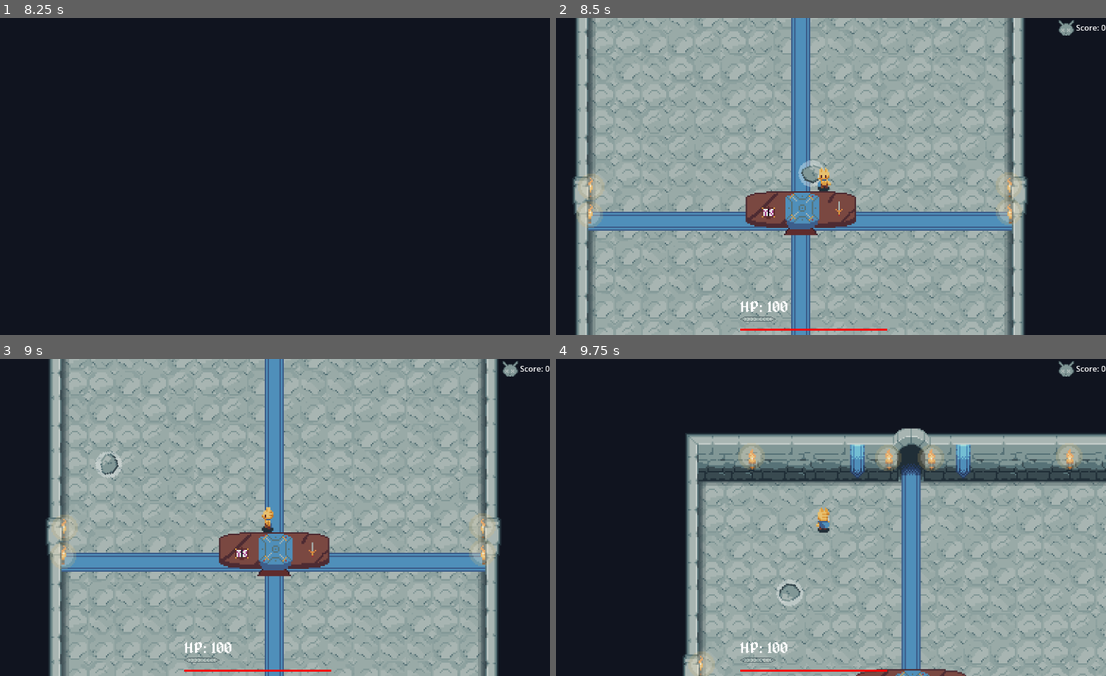
Above: before the commit, frames 1-4 (two rows, left to right).
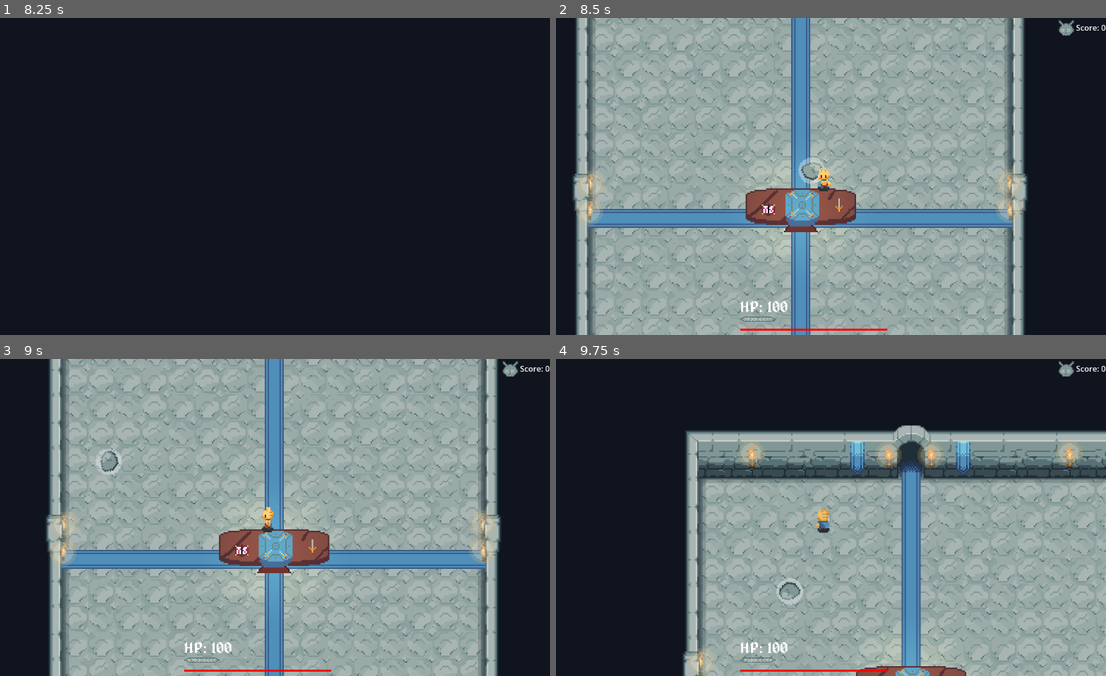
Above: after the commit, the same moments.

Repository: GastonVerussa2/Jamtastic
Game: Godot game, scene res://escenas/escena_principal/main_scene.tscn
The game is run twice, just before and just after one commit, with the same random seed, the same clock (stepped at 60 frames per second) and the same inputs.
Inputs (mouse positions are in pixels of both pictures, inside the frame that each line leads up to):
- Up to frame 1 (8.25 s): move the mouse to (242, 239) at 0.52 s; press the mouse at (242, 239) at 0.53 s; hold W (up) 0.53-2.03 s; move the mouse to (434, 224) at 1.27 s; release the mouse at (434, 224) at 1.28 s; tap B (barra) at 1.35, 5.1 s; tap Enter at 2, 4.25, 8 s; move the mouse to (99, 128) at 2.02 s; hold Space (dash) 2.03-2.78 s; hold A (left) 2.03-3.53 s; move the mouse to (297, 176) at 2.77 s; tap L (disable_spawn) at 2.85 s; move the mouse to (181, 97) at 3.52 s; hold S (down) 3.53-4.28 s; tap G (gregory) at 3.6, 7.35 s; move the mouse to (390, 160) at 4.27 s; hold D (right) 4.28-5.03 s; click (390, 160) at 4.35 s; move the mouse to (154, 192) at 5.02 s; hold W (up) 5.03-5.78 s; tap Space (dash) at 5.75, 5.85 s; move the mouse to (324, 106) at 5.77 s; hold D (right) 5.78-8.03 s; move the mouse to (242, 239) at 6.52 s; hold L (disable_spawn) 6.53-7.28 s; move the mouse to (434, 224) at 7.27 s; move the mouse to (99, 128) at 8.02 s; press the mouse at (99, 128) at 8.03 s; hold S (down) from 8.03 s (still down)
- Up to frame 2 (8.5 s): keep holding S (down)
- Up to frame 3 (9 s): move the mouse to (297, 517) at 8.77 s; release S (down) at 8.78 s; release the mouse at (297, 517) at 8.78 s; hold A (left) from 8.78 s (still down); tap B (barra) at 8.85 s
- Up to frame 4 (9.75 s): move the mouse to (737, 438) at 9.52 s; release A (left) at 9.53 s; hold W (up) from 9.53 s (still down); hold Space (dash) from 9.53 s (still down)

Frame 1 is identical in both runs. In frame 2, 13% of the frame differs, in the area x 2-86%, y 0-100%; in frame 3, 13%; in frame 4, 13%, in the area x 22-100%, y 20-100%.

Commit message:
cambios pal merge

Diff:
--- /dev/null
+++ b/escenas/UpgradeMenu/control.tscn
@@ -0,0 +1,64 @@
+[gd_scene format=3 uid="uid://cub83v6rkh1ho"]
+
+[ext_resource type="Script" uid="uid://dpdblmfrt4uef" path="res://escenas/UpgradeMenu/upgrade_menu.gd" id="1_vo03h"]
+
+[node name="UpgradeMenu" type="Control" unique_id=883324197]
+process_mode = 3
+layout_mode = 3
+anchors_preset = 8
+anchor_left = 0.5
+anchor_top = 0.5
+anchor_right = 0.5
+anchor_bottom = 0.5
+grow_horizontal = 2
+grow_vertical = 2
+script = ExtResource("1_vo03h")
+
+[node name="Panel" type="Panel" parent="." unique_id=1282820472]
+layout_mode = 1
+anchors_preset = 8
+anchor_left = 0.5
+anchor_top = 0.5
+anchor_right = 0.5
+anchor_bottom = 0.5
+offset_left = -224.92108
+offset_top = -144.51184
+offset_right = 224.92108
+offset_bottom = 144.51184
+grow_horizontal = 2
+grow_vertical = 2
+scale = Vector2(1.0400012, 1.04)
+pivot_offset = Vector2(166.71594, 247.1154)
+
+[node name="VBoxContainer" type="VBoxContainer" parent="Panel" unique_id=61155534]
+layout_mode = 1
+anchors_preset = 8
+anchor_left = 0.5
+anchor_top = 0.5
+anchor_right = 0.5
+anchor_bottom = 0.5
+offset_left = -227.8844
+offset_top = -139.90384
+offset_right = 227.8844
+offset_bottom = 139.90384
+grow_horizontal = 2
+grow_vertical = 2
+theme_override_constants/separation = 15
+
+[node name="Button" type="Button" parent="Panel/VBoxContainer" unique_id=907163801]
+custom_minimum_size = Vector2(0, 80)
+layout_mode = 2
+text = "upgrade1"
+expand_icon = true
+
+[node name="Button2" type="Button" parent="Panel/VBoxContainer" unique_id=1448366537]
+custom_minimum_size = Vector2(0, 80)
+layout_mode = 2
+text = "upgrade2"
+expand_icon = true
+
+[node name="Button3" type="Button" parent="Panel/VBoxContainer" unique_id=1436730099]
+custom_minimum_size = Vector2(0, 80)
+layout_mode = 2
+text = "upgrade3"
+expand_icon = true
--- /dev/null
+++ b/escenas/niveles/nivel_1/mesa.tscn
@@ -0,0 +1,42 @@
+[gd_scene format=3 uid="uid://phmaxcg6fwbp"]
+
+[ext_resource type="Texture2D" uid="uid://c2170bmu4y4j7" path="res://sprites/mesa_Terminada.png" id="1_v46yi"]
+
+[sub_resource type="RectangleShape2D" id="RectangleShape2D_cgure"]
+size = Vector2(76, 30)
+
+[sub_resource type="OccluderPolygon2D" id="OccluderPolygon2D_ufsu6"]
+polygon = PackedVector2Array(-11, 15, 12, 15, 12, 14, 11, 14, 11, 12, 10, 12, 10, 11, 9, 11, 9, 6, -8, 6, -8, 11, -9, 11, -9, 12, -10, 12, -10, 14, -11, 14)
+
+[sub_resource type="Gradient" id="Gradient_eaa0b"]
+interpolation_mode = 2
+colors = PackedColorArray(0.8067032, 0.6452771, 0.34072414, 1, 0, 0, 0, 1)
+
+[sub_resource type="GradientTexture2D" id="GradientTexture2D_ufsu6"]
+gradient = SubResource("Gradient_eaa0b")
+fill = 1
+fill_from = Vector2(0.5, 0.5)
+fill_to = Vector2(0.92608696, 0.25652173)
+
+[node name="Mesa" type="StaticBody2D" unique_id=1837936766]
+collision_layer = 32
+collision_mask = 0
+
+[node name="Sprite2D" type="Sprite2D" parent="." unique_id=1422161903]
+texture = ExtResource("1_v46yi")
+
+[node name="CollisionShape2D" type="CollisionShape2D" parent="." unique_id=1807678664]
+shape = SubResource("RectangleShape2D_cgure")
+
+[node name="LightOccluder2D2" type="LightOccluder2D" parent="." unique_id=1115250027]
+occluder = SubResource("OccluderPolygon2D_ufsu6")
+occluder_light_mask = 2
+
+[node name="PointLight2D" type="PointLight2D" parent="." unique_id=1217251968]
+scale = Vector2(0.77073985, 0.7707398)
+energy = 0.3
+shadow_enabled = true
+shadow_filter = 2
+shadow_filter_smooth = 0.6
+texture = SubResource("GradientTexture2D_ufsu6")
+texture_scale = 2.23
--- a/escenas/niveles/nivel_1/nivel_1.tscn
+++ b/escenas/niveles/nivel_1/nivel_1.tscn
@@ -3,15 +3,15 @@
 [ext_resource type="PackedScene" uid="uid://b6ivfjjb3m8er" path="res://escenas/protagonista/protagonista.tscn" id="2_w5axy"]
 [ext_resource type="PackedScene" uid="uid://dcvjfv1emq3yt" path="res://escenas/enemigos/spawner/spawn_point.tscn" id="5_xjemj"]
 [ext_resource type="PackedScene" uid="uid://cpu2p4wy1q8ff" path="res://escenas/enemigos/spawner/spawner.tscn" id="6_7j4at"]
-[ext_resource type="PackedScene" uid="uid://drouppkd26ehg" path="res://escenas/niveles/nivel_3/mesa.tscn" id="6_gia3d"]
 [ext_resource type="PackedScene" uid="uid://k516ysstkdlm" path="res://escenas/protagonista/enchanted_stone/enchanted_stone.tscn" id="7_7j4at"]
 [ext_resource type="Texture2D" uid="uid://bdjogmn2wgyu6" path="res://sprites/new_lvl_3/tileset-new-fixed-final-last-one-v2.png" id="7_k2nsr"]
 [ext_resource type="Texture2D" uid="uid://biuy81qr4krco" path="res://sprites/new_lvl_3/alfombra.png" id="8_k2nsr"]
 [ext_resource type="Texture2D" uid="uid://cav7en0wscpmn" path="res://sprites/new_lvl_3/entrada-side.png" id="9_dj1lt"]
 [ext_resource type="Texture2D" uid="uid://do36w7sl1nmn8" path="res://sprites/new_lvl_3/sombras-piso.png" id="9_fiili"]
-[ext_resource type="AudioStream" uid="uid://dkxmf0iojrqps" path="res://sonidos/herofix.mp3" id="11_0nesf"]
+[ext_resource type="PackedScene" uid="uid://phmaxcg6fwbp" path="res://escenas/niveles/nivel_1/mesa.tscn" id="11_0nesf"]
 [ext_resource type="Texture2D" uid="uid://b8rowu03756dq" path="res://sprites/new_lvl_3/glow-big.png" id="11_4saa1"]
-[ext_resource type="Script" uid="uid://djfhop8ifkxut" path="res://escenas/niveles/nivel_1/level_music.gd" id="12_0nesf"]
+[ext_resource type="AudioStream" uid="uid://dkxmf0iojrqps" path="res://sonidos/herofix.mp3" id="11_67iee"]
+[ext_resource type="Script" path="res://escenas/niveles/nivel_1/level_music.gd" id="12_0nesf"]
 [ext_resource type="Texture2D" uid="uid://dfyd5517cxc7y" path="res://sprites/new_lvl_3/glow-small.png" id="12_2hd03"]
 [ext_resource type="Script" uid="uid://c1tjrjgmafnbu" path="res://escenas/niveles/nivel_1/food_spawner.gd" id="14_0nesf"]
 
@@ -231,10 +231,10 @@
 
 [node name="Timer" type="Timer" parent="spawner" unique_id=230544045]
 
-[node name="Mesa" parent="." unique_id=131387098 groups=["mesa"] instance=ExtResource("6_gia3d")]
+[node name="Mapa" type="Node" parent="." unique_id=1804574656]
+
+[node name="Mesa" parent="Mapa" unique_id=1837936766 groups=["mesa"] instance=ExtResource("11_0nesf")]
 position = Vector2(0, 1)
-
-[node name="Mapa" type="Node" parent="." unique_id=1804574656]
 
 [node name="Sombras" type="TileMapLayer" parent="Mapa" unique_id=1812693363]
 z_index = -11
@@ -333,7 +333,7 @@
 position = Vector2(-158, 0)
 script = ExtResource("14_0nesf")
 timer = NodePath("Timer")
-mesa = NodePath("../Mesa")
+mesa = NodePath("../Mapa/Mesa")
 
 [node name="Timer" type="Timer" parent="food_spawner" unique_id=432491391]
 process_mode = 1
Not shown: 1 places in escenas/niveles/nivel_1/nivel_1.tscn that only renumber resources
